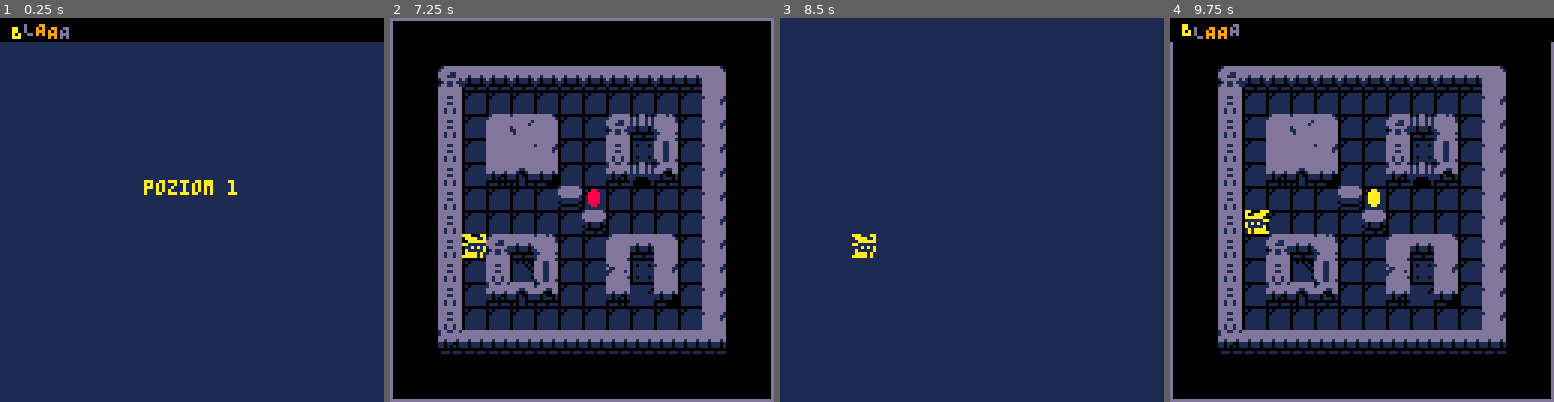
Above: before the commit, frames 1-4 (left to right).
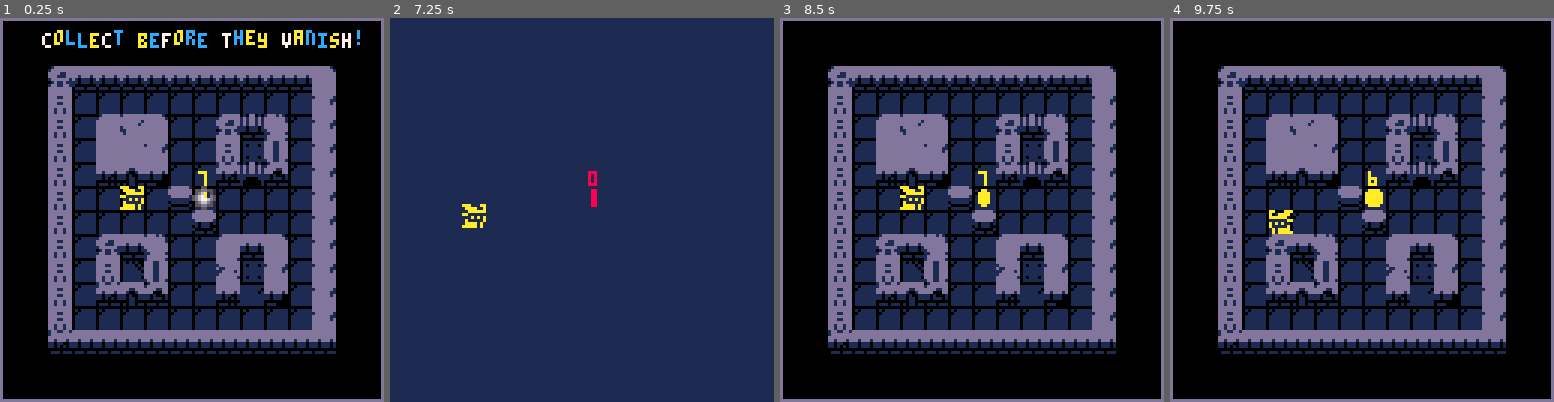
Above: after the commit, the same moments.

Repository: adamskopl/pico8
Game: PICO-8 cartridge dungeon/game.p8
Same seed, same stepped clock (60 frames per second), same inputs: the game is played once before the commit and once after it.
Inputs:
- Up to frame 1 (0.25 s): no input
- Up to frame 2 (7.25 s): tap O (Z key) at 0.33, 0.7, 1.43, 2.22, 3.1, 3.98, 4.87, 5.75, 6.63 s; tap X (X key) at 1.07, 2.07, 2.4, 2.73, 3.07, 3.4, 3.73, 4.07, 4.4, 4.73, 5.07, 5.4, 5.73, 6.07, 6.4, 6.73, 7.07 s; hold Left 1.97-2.37 s; hold Down 2.42-2.82 s; hold Right 2.87-3.53 s; hold Up 3.58-4.08 s; hold Right 4.13-4.53 s; hold Down 4.58-5.08 s; hold Left 5.13-5.8 s; hold Up 5.85-6.18 s; hold Left 6.23-6.63 s; hold Down 6.68-7.08 s; hold Right from 7.13 s (still down)
- Up to frame 3 (8.5 s): tap X (X key) every 0.33 s from 7.4 to 8.4 s; tap O (Z key) at 7.52, 8.4 s; release Right at 7.8 s; hold Up 7.85-8.35 s; hold Right from 8.4 s (still down)
- Up to frame 4 (9.75 s): tap X (X key) every 0.33 s from 8.73 to 9.73 s; release Right at 8.8 s; hold Down 8.85-9.35 s; tap O (Z key) at 9.28 s; hold Left from 9.4 s (still down)

The runs differ from the first frame. In frame 1, 71% of the frame differs, in the area x 0-100%, y 0-100%; in frame 2, 75%; in frame 3, 75%; in frame 4, 1.7%.

Commit message:
u

Diff:
--- a/dungeon/coins.lua
+++ b/dungeon/coins.lua
@@ -69,6 +69,16 @@
 function COINS.draw()
   for c in all(coins) do
     ANIM.draw(c)
+    if level_index == 1 and c.visible and c.arrival_time then
+      local now_t = time()
+      local time_left =
+        max(0, COINS_TIME.BLINK + COINS_TIME.BLINK_LAST + COINS_TIME.DISAPPEAR - (now_t - c.arrival_time))
+      local color = COLORS.YELLOW
+      if c.blinking and c.blinking.apply_red then
+        color = COLORS.RED
+      end
+      print(ceil(time_left), c.pos.x + 2, c.pos.y - 5, color)
+    end
   end
 end
 
--- a/dungeon/config.lua
+++ b/dungeon/config.lua
@@ -1,7 +1,7 @@
 CONFIG = {
-  SKIP_INTRO = false,
-  LANG = "PL",
-  -- LANG = "EN",
+  SKIP_INTRO = true,
+  -- LANG = "PL",
+  LANG = "EN",
 }
 FLAGS = {
   WALL = 0,
--- a/dungeon/game.lua
+++ b/dungeon/game.lua
@@ -69,9 +69,11 @@
   if state == STATE.LEVEL_INTRO then
     if LEVEL.level and CONFIG.SKIP_INTRO then
       state = STATE.PLAYING
+      LEVEL.on_level_start()
     end
     if LEVEL.update_intro() then
       state = STATE.PLAYING
+      LEVEL.on_level_start()
     end
   elseif state == STATE.PLAYING then
     game_keys_update()
--- a/dungeon/level.lua
+++ b/dungeon/level.lua
@@ -9,6 +9,7 @@
 LEVEL_1 = {
   pos = VEC.new(1, 1),
   hero = VEC.new(6, 8),
+  text_intro = TEXT.get("LEVEL1_INTRO"),
   coins = {
     { pos_m_trigger_tiles = { VEC.new(6, 8) }, pos_m = VEC.new(9, 8) },
     { pos_m_trigger_tiles = { VEC.new(4, 4), VEC.new(13, 13) }, pos_m = VEC.new(8, 9) },
@@ -39,7 +40,6 @@
   fireballs = {}
   mana_orbits = {}
   ENEMIES.load(LEVEL.level)
-  TEXT.start_animated("BLAAA")
 end
 
 function LEVEL.load_next()
@@ -84,3 +84,9 @@
     TEXT.draw_press_any()
   end
 end
+
+function LEVEL.on_level_start()
+  if LEVEL.level.text_intro then
+    TEXT.start_animated(LEVEL.level.text_intro)
+  end
+end
--- a/dungeon/text.lua
+++ b/dungeon/text.lua
@@ -1,20 +1,27 @@
+--[
+--🅾️❎
+--]
+
 TEXT = {}
 TEXT_LANGUAGES = {
   PL = {
     LEVEL = "poziom",
     PRESS_ANY = "naciskaj guzika...",
+    LEVEL1_INTRO = "zbierz nim znikna!",
   },
   EN = {
     LEVEL = "level",
     PRESS_ANY = "press any...",
+    LEVEL1_INTRO = "collect before they vanish!",
   },
 }
 text_timer_t = nil
 text_blink_draw = false
 text_animated = nil
 text_animated_t = nil
-text_animated_duration = 2
+text_animated_duration = 5
 text_animated_x = 0
+TEXT_ANIMATED_COLORS = { COLORS.BLUE, COLORS.WHITE, COLORS.YELLOW }
 
 function TEXT.get(key)
   return TEXT_LANGUAGES[CONFIG.LANG][key]
@@ -59,8 +66,8 @@
 function TEXT.start_animated(text_to_start, x, duration)
   text_animated = text_to_start
   text_animated_t = time()
-  text_animated_x = x or 0
-  text_animated_duration = duration or 2
+  text_animated_x = x or 128 / 2 - #text_to_start * 2
+  text_animated_duration = duration or text_animated_duration
 end
 
 function TEXT.update_animated()
@@ -73,11 +80,11 @@
   if not text_animated then
     return
   end
-  text_draw_animated_string(text_animated, text_animated_x, 2)
+  text_draw_animated_string(text_animated, text_animated_x, 5)
 end
 function text_draw_animated_string(text, x0, y0)
   camera()
-  rectfill(0, 0, 127, 7, COLORS.BLACK)
+  rectfill(1, 1, 126, 6, COLORS.BLACK)
   local amplitude = 1
   x0 = x0 or 0
   y0 = y0 or 0
@@ -86,7 +93,8 @@
     local x = x0 + i * 4
     local y = y0 + sin(t1_t / 30) * amplitude
     local ch = sub(text, i, i)
-    local col = 8 + flr((sin(t1_t / 20) + 1) * 3)
+    local color_index = 1 + flr((sin(t1_t / 20) + 1) * 1.499)
+    local col = TEXT_ANIMATED_COLORS[color_index]
     print(ch, x, y, col)
   end
 end
Not shown, changed: dungeon/notes.md
